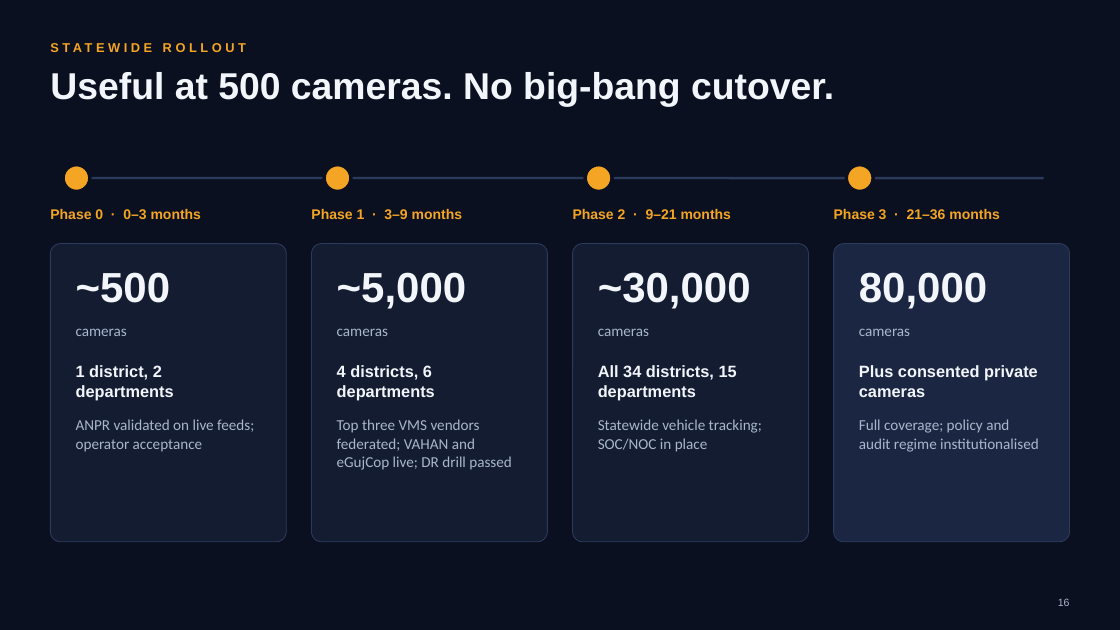
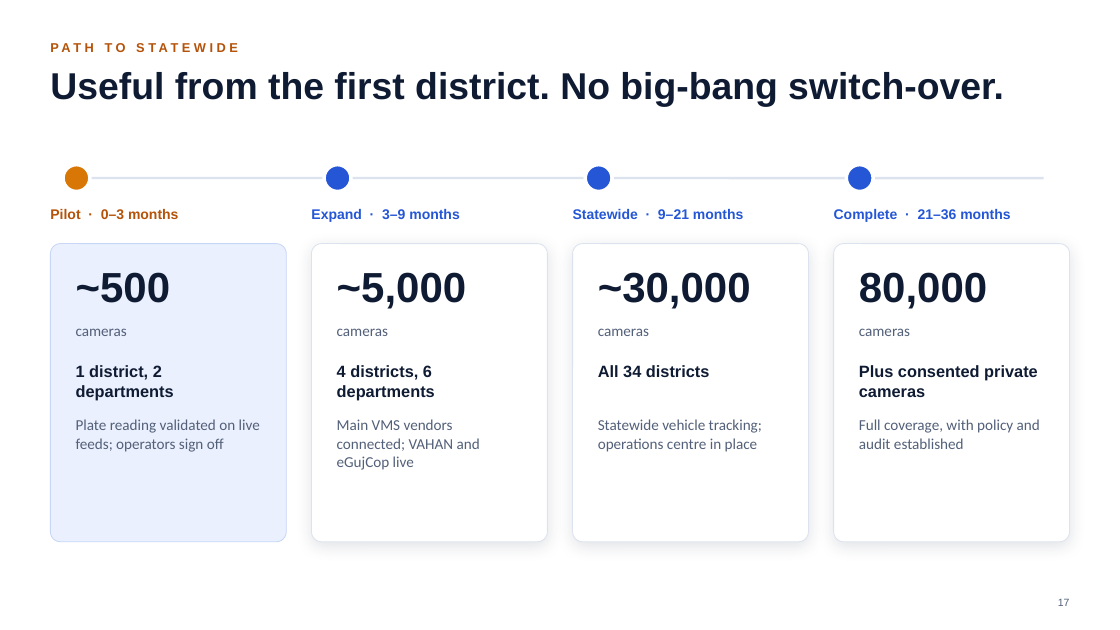
Before and after one commit to parthpatel643/sentinel-hackathon, a slide deck: slide 17 of docs/Sentinel-Finale-Pitch.pptx (slide 16 before the commit). Drawn at 1120x630 pixels with LibreOffice and Linux fonts; fonts in the diff are those of the drawing. Boxes give left, top, right and bottom in pixels: in the first picture for what was removed or moved away, otherwise in the second. Text is boxed around its words. In the diff, an @@ line names an element or a change of style, - is before the commit and + after.

```diff
--- a/docs/Sentinel-Finale-Pitch.pptx
+++ b/docs/Sentinel-Finale-Pitch.pptx
@@ background #0A1020 to #FFFFFF @@
@@ text at (105, 43, 126, 52): text changed; text colour #F5A524 to #B45309 @@
-STATEWIDE ROLLOUT
+PATH TO STATEWIDE
@@ text at (50, 72, 1004, 107): text changed; text colour #F2F5FA to #0F1B33 @@
-Useful at 500 cameras. No big-bang cutover.
+Useful from the first district. No big-bang switch-over.
@@ ellipse at (63, 165, 90, 192): fill #F5A524 to #D97706; outline #0A1020 3 pt to #FFFFFF 3 pt @@
@@ line (76, 178) - (1044, 178): stroke #2C3A5C 2 pt to #DDE3EE 2 pt @@
@@ fill #F5A524 to #2456D6; outline #0A1020 3 pt to #FFFFFF 3 pt in 3 elements at (324, 165, 351, 192), (586, 165, 613, 192), (846, 165, 873, 192) @@
@@ text at (50, 209, 178, 219): text changed; text colour #F5A524 to #B45309 @@
-Phase 0 · 0–3 months
+Pilot · 0–3 months
@@ text at (311, 209, 459, 222): text changed; text colour #F5A524 to #2456D6 @@
-Phase 1 · 3–9 months
+Expand · 3–9 months
@@ text at (573, 209, 744, 219): text changed; text colour #F5A524 to #2456D6 @@
-Phase 2 · 9–21 months
+Statewide · 9–21 months
@@ text at (834, 209, 1010, 222): text changed; text colour #F5A524 to #2456D6 @@
-Phase 3 · 21–36 months
+Complete · 21–36 months
@@ rounded rectangle at (50, 244, 287, 542): fill #131C30 to #EAF0FD; outline #2C3A5C 0.75 pt to #C9D7F7 0.75 pt @@
@@ rounded rectangle at (312, 244, 548, 542): fill #131C30 to #FFFFFF; outline #2C3A5C 0.75 pt to #DDE3EE 0.75 pt; shadow on @@
@@ rounded rectangle at (573, 244, 809, 542): fill #131C30 to #FFFFFF; outline #2C3A5C 0.75 pt to #DDE3EE 0.75 pt; shadow on @@
@@ rounded rectangle at (833, 244, 1070, 542): fill #1B2742 to #FFFFFF; outline #2C3A5C 0.75 pt to #DDE3EE 0.75 pt; shadow on @@
@@ text colour #A9B6CB to #536079 in 4 elements at (76, 328, 127, 336), (337, 328, 388, 336), (598, 328, 649, 336), (859, 328, 910, 336) @@
@@ text at (598, 365, 710, 377): text changed; text colour #F2F5FA to #0F1B33 @@
-All 34 districts, 15 departments
+All 34 districts
@@ text colour #F2F5FA to #0F1B33 in 7 elements at (76, 272, 171, 303), (76, 365, 174, 400), (337, 272, 467, 309), (337, 365, 435, 400), (598, 272, 751, 309), (859, 272, 987, 309), (859, 365, 1038, 397) @@
@@ text at (76, 419, 260, 452): text changed; text colour #A9B6CB to #536079 @@
-ANPR validated on live feeds; operator acceptance
+Plate reading validated on live feeds; operators sign off
@@ text at (337, 419, 480, 470): text changed; text colour #A9B6CB to #536079 @@
-Top three VMS vendors federated; VAHAN and eGujCop live; DR drill passed
+Main VMS vendors connected; VAHAN and eGujCop live
@@ text at (598, 419, 762, 452): text changed; text colour #A9B6CB to #536079 @@
-Statewide vehicle tracking; SOC/NOC in place
+Statewide vehicle tracking; operations centre in place
@@ text at (859, 419, 1040, 449): text changed; text colour #A9B6CB to #536079 @@
-Full coverage; policy and audit regime institutionalised
+Full coverage, with policy and audit established
@@ text at (1058, 598, 1070, 606): text changed; text colour #A9B6CB to #536079 @@
-16
+17
```
Also in this commit, not shown: 10 other slides changed, 7 slides added, 6 slides removed, 16 other files.
